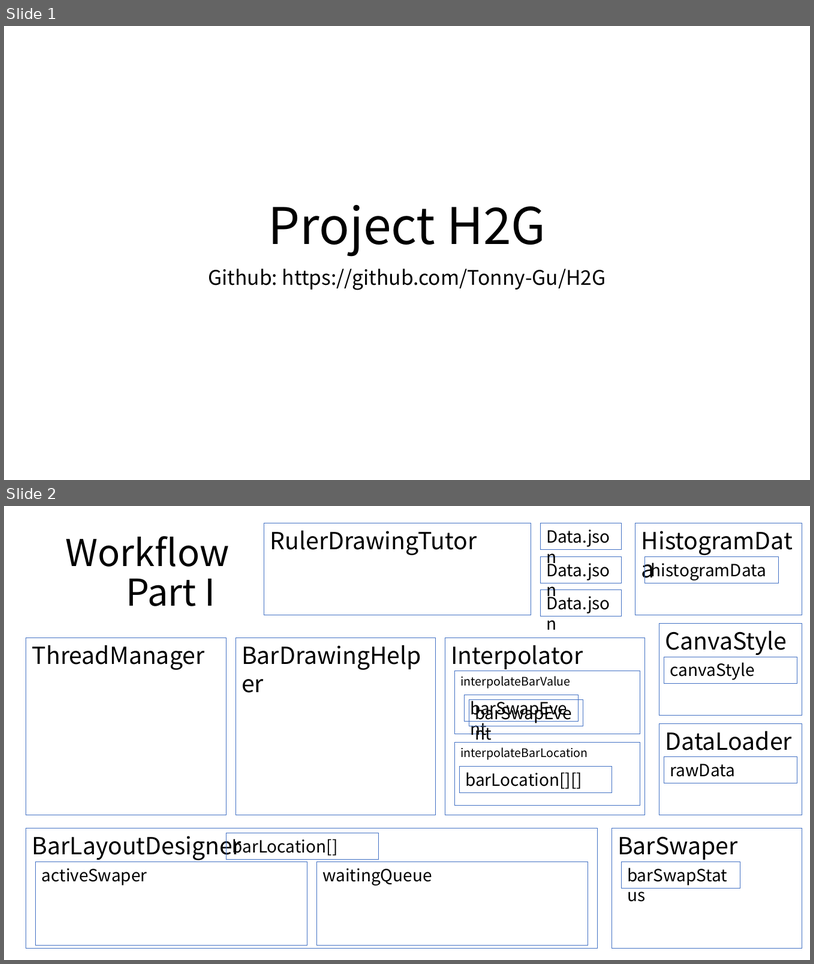
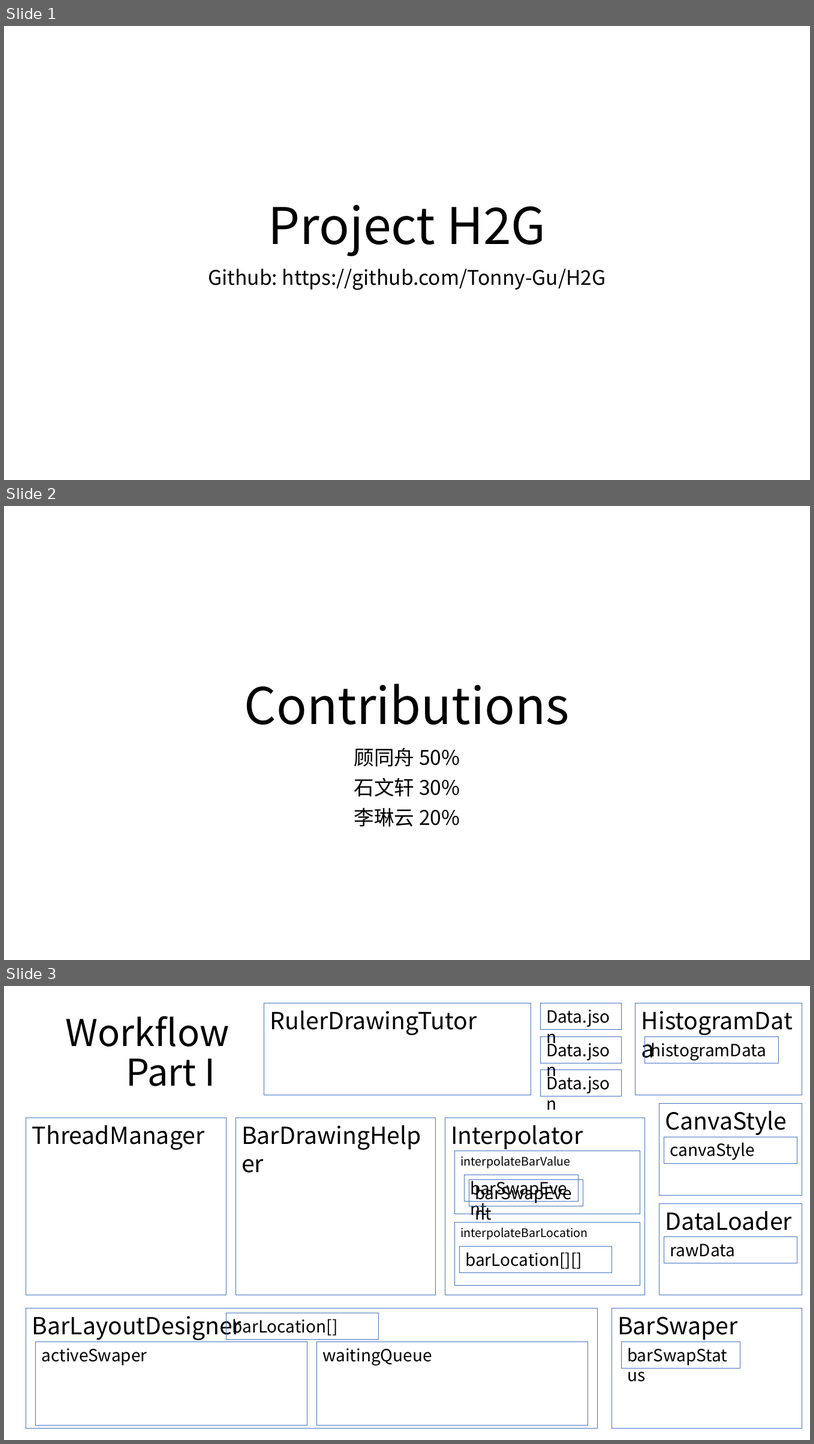
Before and after one commit to whexy/H2G, a slide deck: Project H2G.pptx. Shown one above the other, each under a label of ours: slides 1 and 2 before the commit, slides 1, 2 and 3 after it. The pictures are 814x964 and 814x1444 pixels, drawn with LibreOffice and Linux fonts; fonts in the diff are those of the drawing. Boxes give left, top, right and bottom in pixels: in the first picture for what was removed or moved away, otherwise in the second. Text is boxed around its words. In the diff, an @@ line names an element or a change of style, - is before the commit and + after.

```diff
--- a/Project H2G.pptx
+++ b/Project H2G.pptx
@@ slide 2 added at (4, 506, 810, 960), background #FFFFFF @@
@@ title added at (245, 684, 570, 724), 60 pt, text #000000 @@
+Contributions
@@ subtitle added at (354, 747, 460, 826), 24 pt, text #000000 @@
+顾同舟 50%
+石文轩 30%
+李琳云 20%
@@ what was slide 2 is now slide 3 @@
```
Also in this commit, not shown: 11 other files.
